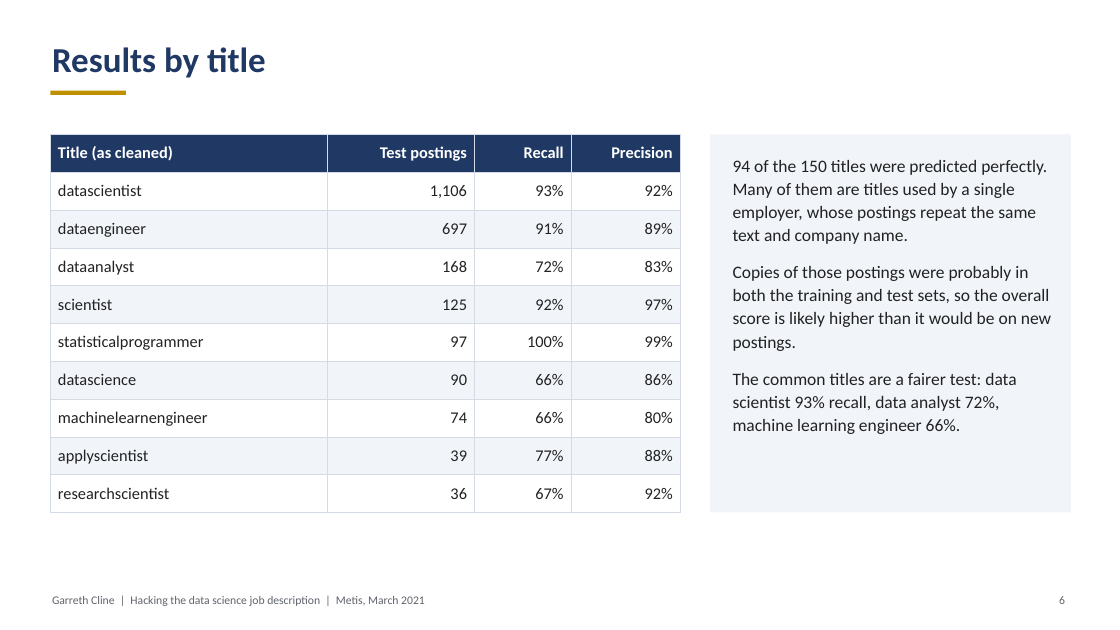
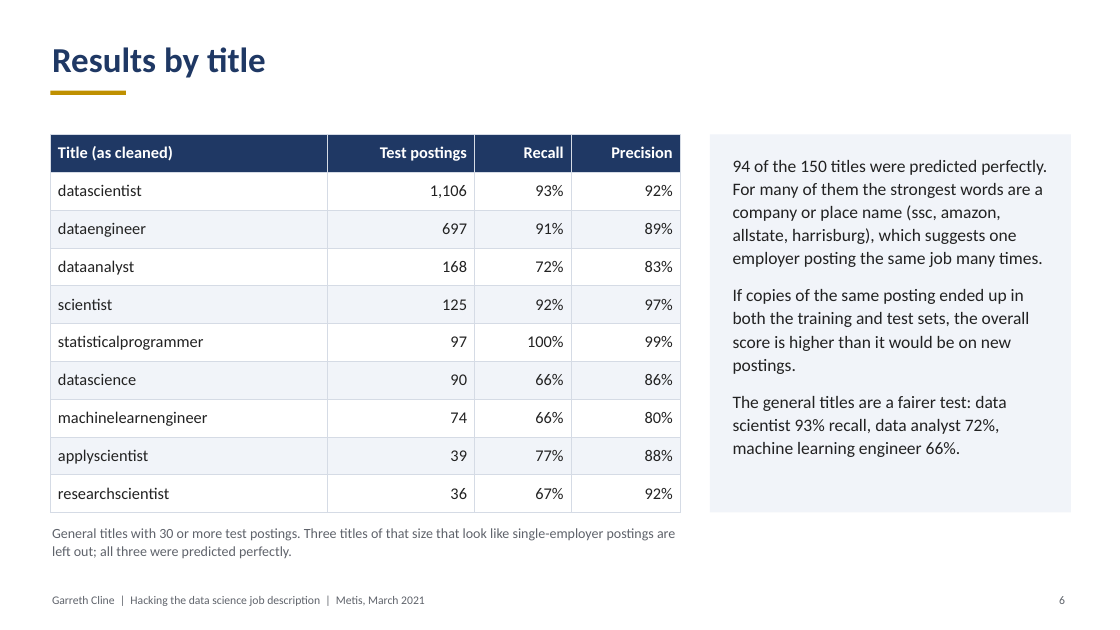
Before and after one commit to garrethcline/Hacking-the-Data-Science-Job-Description, a slide deck: slide 6 of Project 5 Presentation.pptx. Drawn at 1120x630 pixels with LibreOffice and Linux fonts; fonts in the diff are those of the drawing. Boxes give left, top, right and bottom in pixels: in the first picture for what was removed or moved away, otherwise in the second. Text is boxed around its words. In the diff, an @@ line names an element or a change of style, - is before the commit and + after.

```diff
--- a/Project 5 Presentation.pptx
+++ b/Project 5 Presentation.pptx
@@ text at bbox=[733, 160, 1047, 457]: text changed @@
-94 of the 150 titles were predicted perfectly. Many of them are titles used by a single employer, whose postings repeat the same text and company name.
-Copies of those postings were probably in both the training and test sets, so the overall score is likely higher than it would be on new postings.
-The common titles are a fairer test: data scientist 93% recall, data analyst 72%, machine learning engineer 66%.
+94 of the 150 titles were predicted perfectly. For many of them the strongest words are a company or place name (ssc, amazon, allstate, harrisburg), which suggests one employer posting the same job many times.
+If copies of the same posting ended up in both the training and test sets, the overall score is higher than it would be on new postings.
+The general titles are a fairer test: data scientist 93% recall, data analyst 72%, machine learning engineer 66%.
@@ text added at bbox=[52, 528, 675, 559], 12 pt, text #5F636B @@
+General titles with 30 or more test postings. Three titles of that size that look like single-employer postings are left out; all three were predicted perfectly.
```
Also in this commit, not shown: 5 other slides changed, 2 other files.
